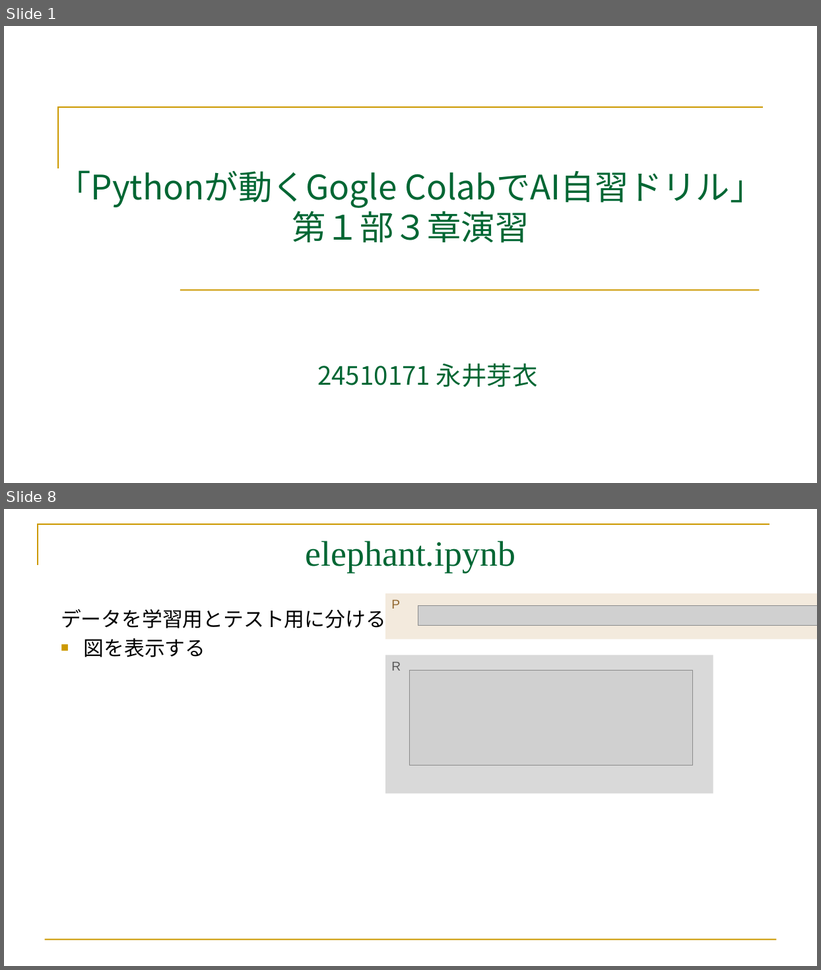
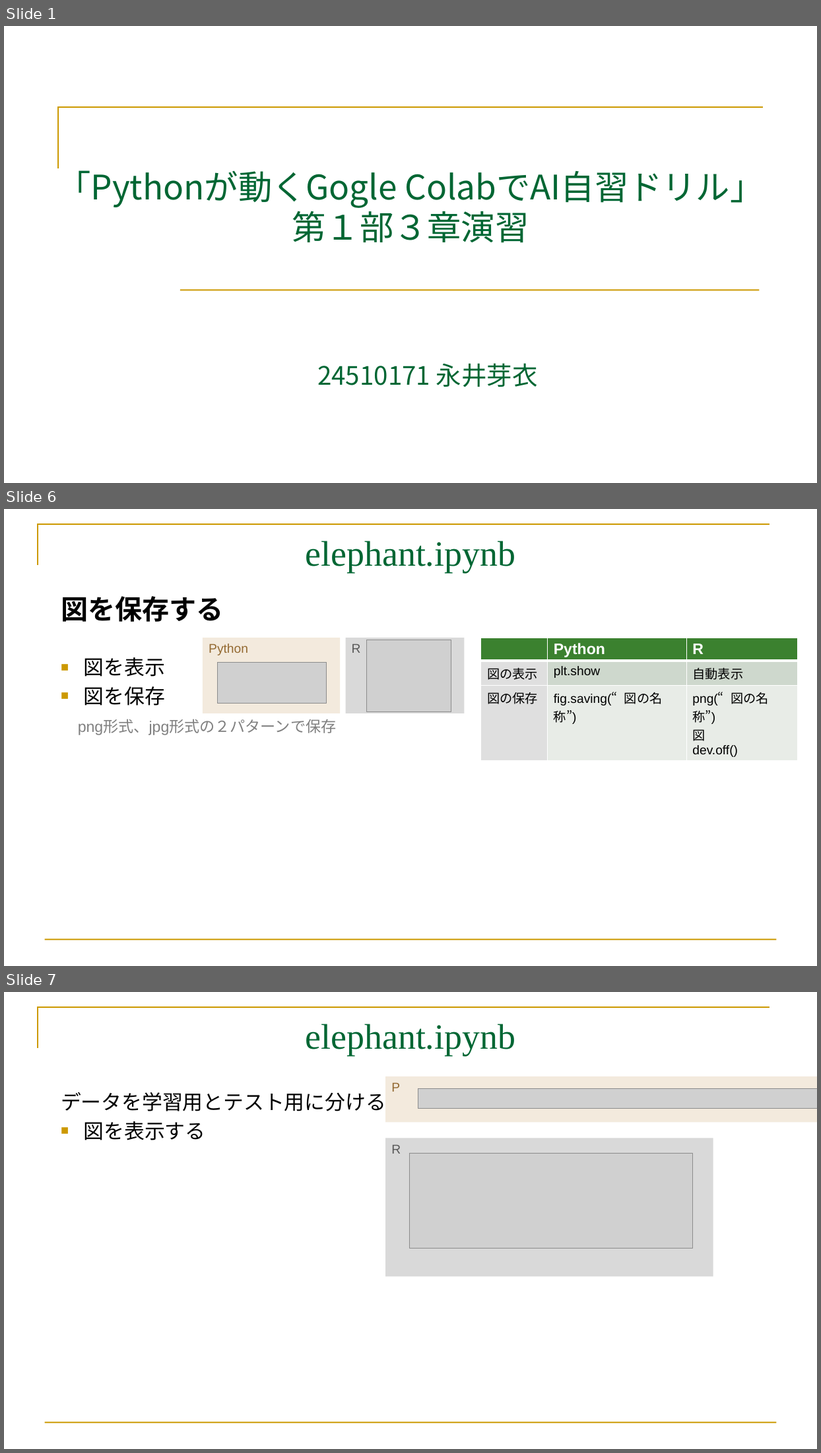
Before and after one commit to mei-517/GoogleColab, a slide deck: GoogleColab.part3.pptx. Shown one above the other, each under a label of ours: slides 1 and 8 before the commit, slides 1, 6 and 7 after it; the slides between them are not shown. The pictures are 821x970 and 821x1453 pixels, drawn with LibreOffice and Linux fonts; fonts in the diff are those of the drawing; grey boxes stand for pictures. Boxes give left, top, right and bottom in pixels: in the first picture for what was removed or moved away, otherwise in the second. Text is boxed around its words. In the diff, an @@ line names an element or a change of style, - is before the commit and + after.

```diff
--- a/GoogleColab.part3.pptx
+++ b/GoogleColab.part3.pptx
@@ slide 6 added at (4, 509, 817, 966), background #FFFFFF; not listed: 2 template elements that a slide beside it also shows @@
@@ title added at (306, 541, 516, 573), 42 pt, text #006633 @@
+elephant.ipynb
@@ text added at (61, 596, 223, 622), 32 pt, text #000000, bold @@
+図を保存する
@@ rectangle added at (203, 638, 340, 714), fill #F3EADD, 15 pt, text #946A32 @@
+Python
@@ rectangle added at (346, 638, 465, 714), fill #D9D9D9, 15 pt, text #595959 @@
+R
@@ picture added at (367, 640, 451, 712) @@
@@ table added at (481, 638, 797, 760), 3 rows, 3 columns @@
+ | Python | R
+図の表示 | plt.show | 自動表示
+図の保存 | fig.saving(“図の名称”) | png(“図の名称”) / 図 / dev.off()
@@ text added at (78, 657, 337, 735), 18 pt, text #808080 @@
+■ 図を表示
+■ 図を保存
+png形式、jpg形式の２パターンで保存
@@ picture added at (217, 662, 327, 704) @@
@@ what was slide 8 is now slide 7 @@
```
Also in this commit, not shown: 2 slides changed, 4 other slides added, 4 slides removed, 7 other files.
